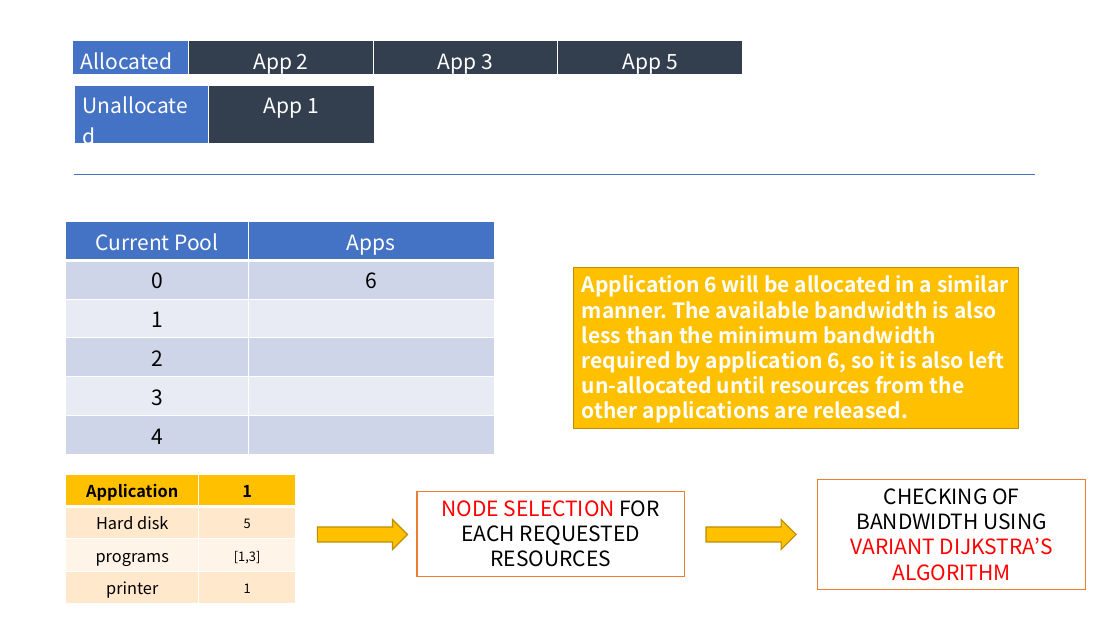
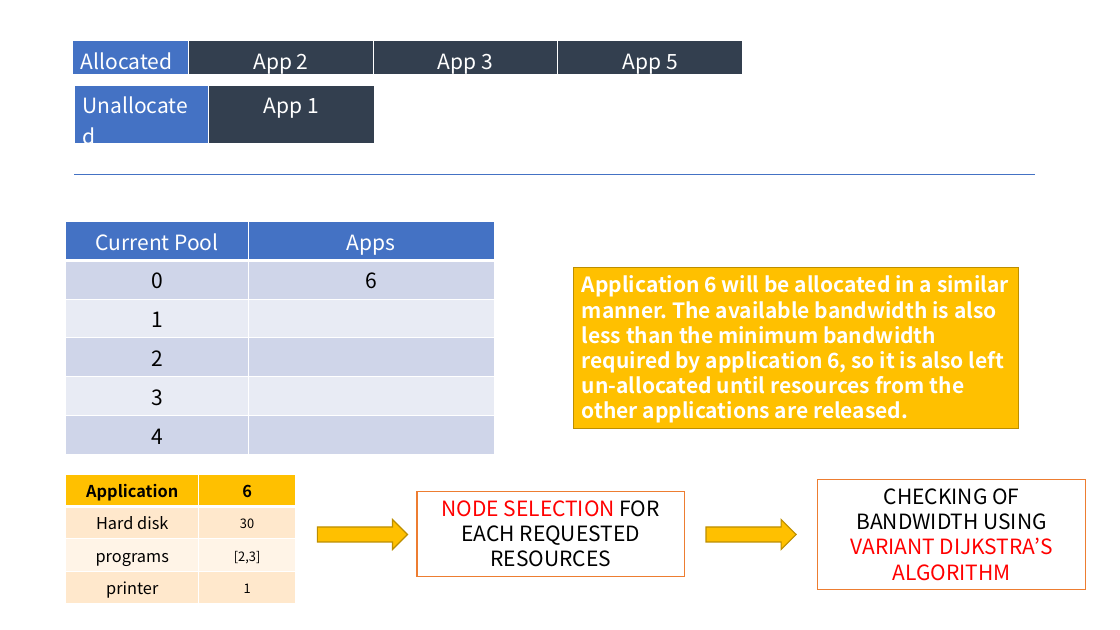
Before and after one commit to revhea2/priority-based-resource-allocation, a slide deck: slide 50 of final_presentation.pptx. Drawn at 1120x630 pixels with LibreOffice and Linux fonts; fonts in the diff are those of the drawing. Boxes give left, top, right and bottom in pixels: in the first picture for what was removed or moved away, otherwise in the second. Text is boxed around its words. In the diff, an @@ line names an element or a change of style, - is before the commit and + after.

```diff
--- a/final_presentation.pptx
+++ b/final_presentation.pptx
@@ table at box(66, 475, 297, 602) @@
-row 1, column 2: 1
+row 1, column 2: 6
-row 2, column 2: 5
+row 2, column 2: 30
-row 3, column 2: [1,3]
+row 3, column 2: [2,3]
```
Also in this commit, not shown: 2 other slides changed, 2 slides added, 4 other files.
